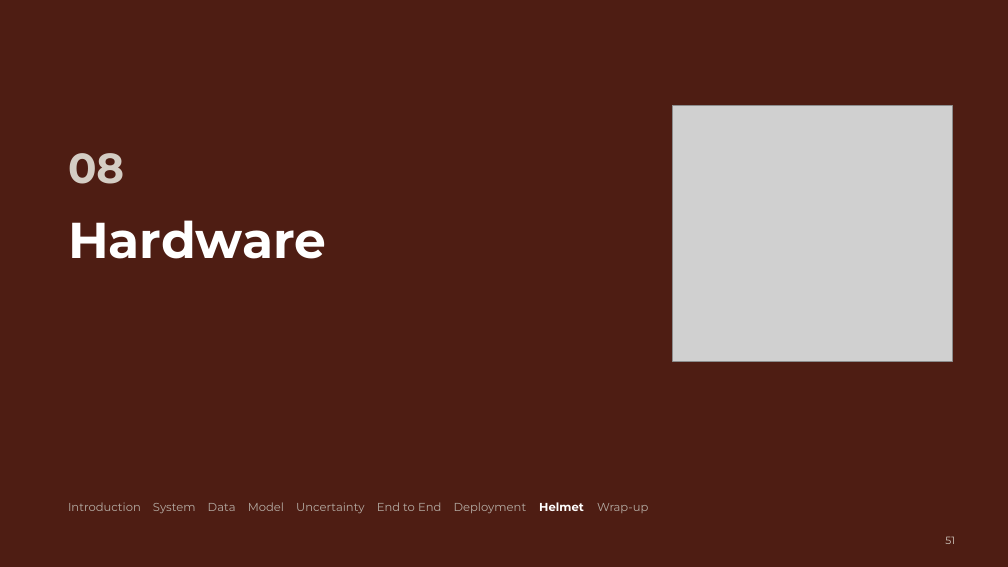
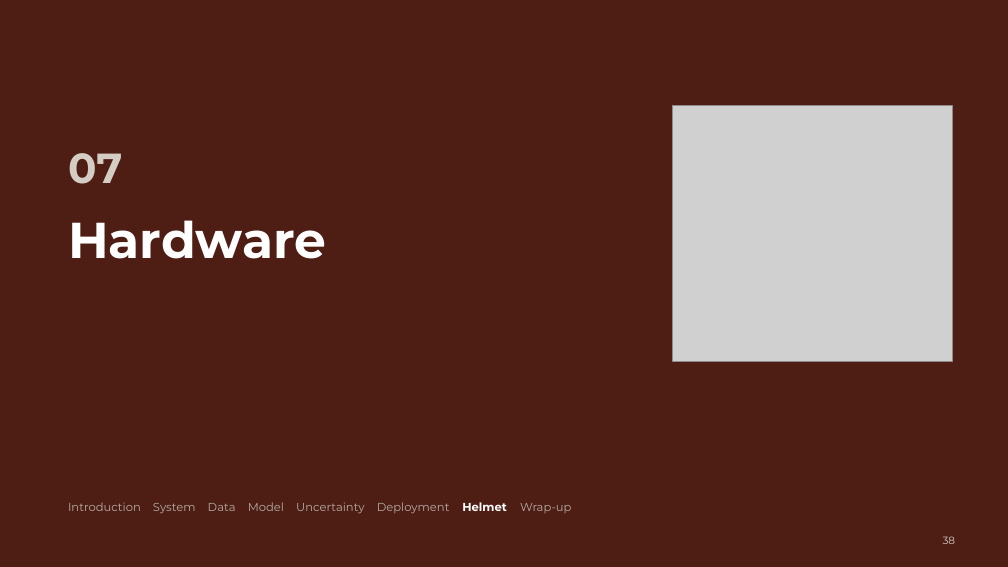
Before and after one commit to MASAR-AUS/SAQR, a slide deck: slide 38 of SAQR CMP490 Presentation.pptx (slide 51 before the commit). Drawn at 1008x567 pixels with LibreOffice and Linux fonts; fonts in the diff are those of the drawing; grey boxes stand for pictures. Boxes give left, top, right and bottom in pixels: in the first picture for what was removed or moved away, otherwise in the second. Text is boxed around its words. In the diff, an @@ line names an element or a change of style, - is before the commit and + after.

```diff
--- a/SAQR CMP490 Presentation.pptx
+++ b/SAQR CMP490 Presentation.pptx
@@ text at [68,153,122,184]: text changed @@
-08
+07
@@ text at [68,502,571,513]: text changed @@
-Introduction System Data Model Uncertainty End to End Deployment Helmet Wrap-up
+Introduction System Data Model Uncertainty Deployment Helmet Wrap-up
@@ page number at [943,536,956,544]: text changed @@
-51
+38
```
Also in this commit, not shown: 11 other slides changed, 4 slides added, 2 slides removed.
